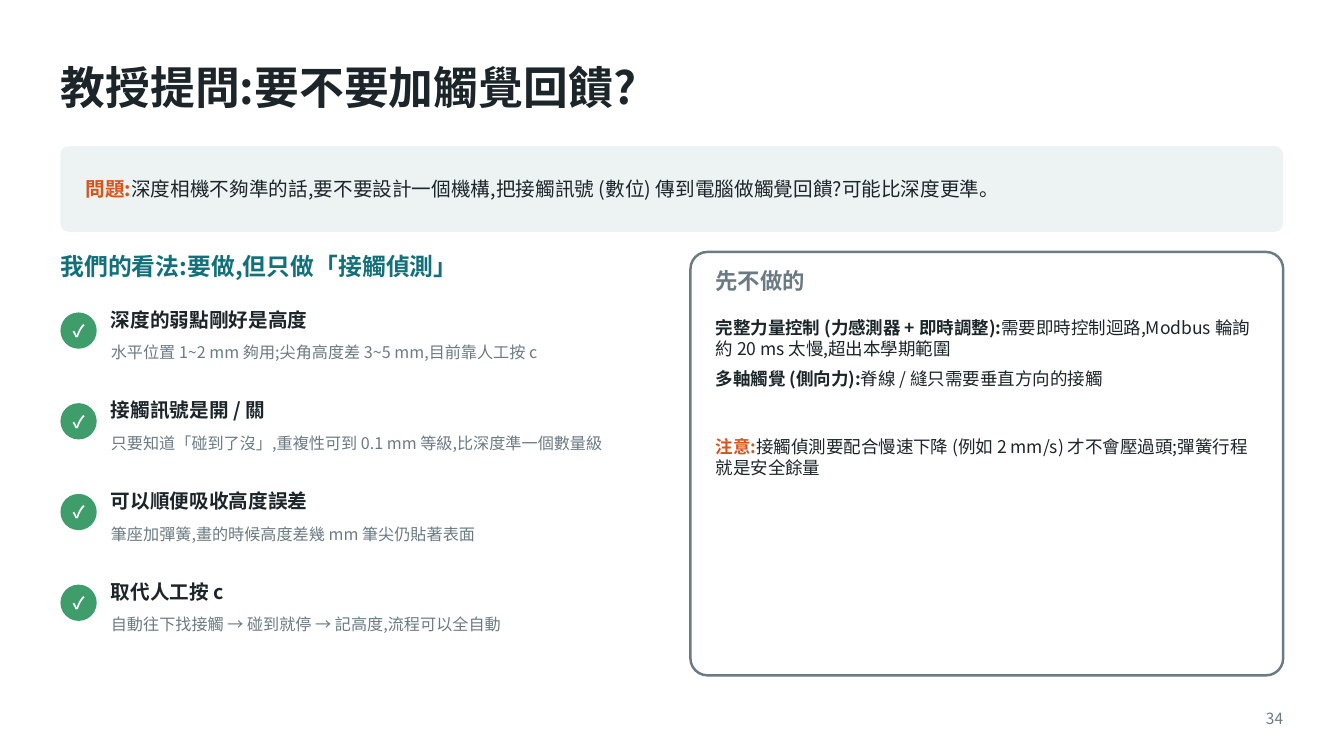
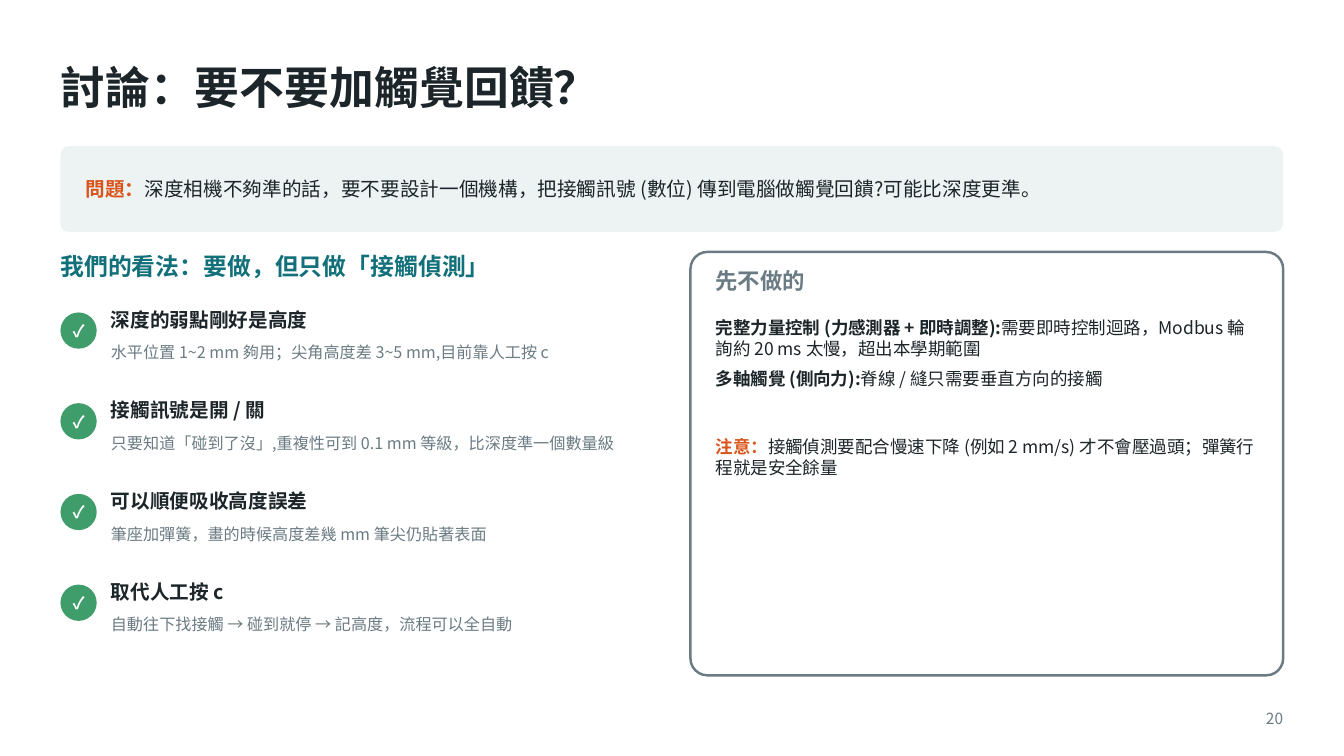
Before and after one commit to Rayyang800/PBL-path-planning, a slide deck: slide 20 of PBL專題規劃報告_三種工件版.pptx (slide 34 before the commit). Drawn at 1344x756 pixels with LibreOffice and Linux fonts; fonts in the diff are those of the drawing. Boxes give left, top, right and bottom in pixels: in the first picture for what was removed or moved away, otherwise in the second. Text is boxed around its words. In the diff, an @@ line names an element or a change of style, - is before the commit and + after.

```diff
--- a/PBL專題規劃報告_三種工件版.pptx
+++ b/PBL專題規劃報告_三種工件版.pptx
@@ title at box(60, 65, 598, 108): text changed @@
-教授提問:要不要加觸覺回饋?
+討論：要不要加觸覺回饋？
@@ text at box(86, 179, 1040, 200): text changed @@
-問題:深度相機不夠準的話,要不要設計一個機構,把接觸訊號 (數位) 傳到電腦做觸覺回饋?可能比深度更準。
+問題：深度相機不夠準的話，要不要設計一個機構，把接觸訊號 (數位) 傳到電腦做觸覺回饋?可能比深度更準。
@@ text at box(60, 254, 489, 278): text changed @@
-我們的看法:要做,但只做「接觸偵測」
+我們的看法：要做，但只做「接觸偵測」
@@ text at box(716, 319, 1246, 357): text changed @@
-完整力量控制 (力感測器 + 即時調整):需要即時控制迴路,Modbus 輪詢約 20 ms 太慢,超出本學期範圍
+完整力量控制 (力感測器 + 即時調整):需要即時控制迴路，Modbus 輪詢約 20 ms 太慢，超出本學期範圍
@@ text at box(111, 344, 549, 361): text changed @@
-水平位置 1~2 mm 夠用;尖角高度差 3~5 mm,目前靠人工按 c
+水平位置 1~2 mm 夠用；尖角高度差 3~5 mm,目前靠人工按 c
@@ text at box(111, 435, 613, 452): text changed @@
-只要知道「碰到了沒」,重複性可到 0.1 mm 等級,比深度準一個數量級
+只要知道「碰到了沒」,重複性可到 0.1 mm 等級，比深度準一個數量級
@@ text at box(716, 438, 1255, 476): text changed @@
-注意:接觸偵測要配合慢速下降 (例如 2 mm/s) 才不會壓過頭;彈簧行程就是安全餘量
+注意：接觸偵測要配合慢速下降 (例如 2 mm/s) 才不會壓過頭；彈簧行程就是安全餘量
@@ text at box(111, 526, 487, 542): text changed @@
-筆座加彈簧,畫的時候高度差幾 mm 筆尖仍貼著表面
+筆座加彈簧，畫的時候高度差幾 mm 筆尖仍貼著表面
@@ text at box(111, 616, 512, 632): text changed @@
-自動往下找接觸 → 碰到就停 → 記高度,流程可以全自動
+自動往下找接觸 → 碰到就停 → 記高度，流程可以全自動
@@ page number at box(1266, 712, 1283, 724): text changed @@
-34
+20
```
Also in this commit, not shown: 18 other slides changed, 12 slides added, 3 slides removed, 12 other files.
